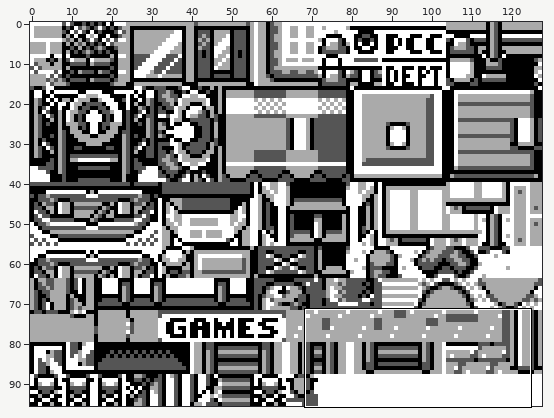
Two versions of one sprite sheet, gfx/tilesets/johto_modern.johto_common.png. The first picture is a wide view before the edit; the outline marks the close-up.
Close-up. Before the edit:
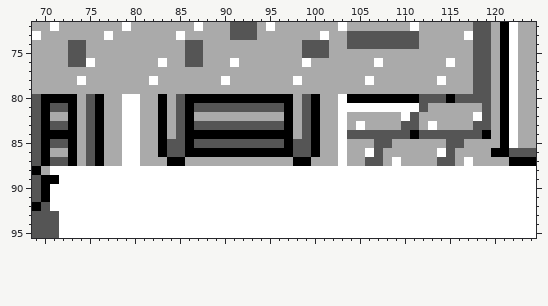
The file is 128x96 pixels. Shown: x 69..124, y 72..95.
And afterwards:
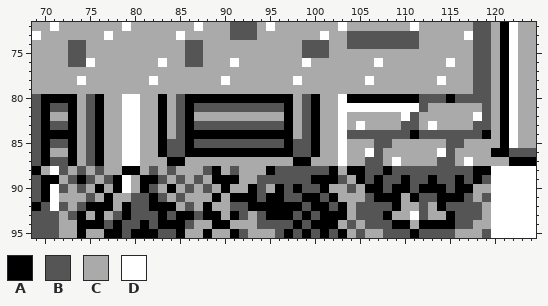
Palette (. is transparent): A #000000  B #555555  C #aaaaaa  D #ffffff
From old to new:
Colour A replaces colour D in row 88 at x 79 to 80, 89, 95, 102, 104 to 105, 108 and 118 to 119; in row 89 at x 74, 78, 81 to 82, 89 to 91, 100 to 102, 105, 107, 110, 113, 116 and 118; in row 90 at x 76, 78, 81, 84, 90, 93, 96, 98, 101, 106 to 107, 109 to 110, 112 to 114 and 116 to 117; in row 91 at x 77, 82, 89, 91 to 93, 95 to 96, 99 to 100, 102, 107 to 109, 111 and 114 to 116; in row 92 at x 75 to 77, 79, 82 to 84, 88, 93 to 98, 100 to 101, 103, 109 and 114; in row 93 at x 74, 76, 79, 83, 85 to 86, 88 to 89, 91, 95 to 97, 99, 101 to 103, 108 and 115.
Colour A replaces colour D in row 94 at x 74 to 76, 78, 81, 83 to 85, 89 to 90, 98, 100 to 102, 109 to 110 and 112 to 115; in row 95 at x 74, 77 to 78, 80 to 82, 85, 88, 91, 97, 99, 101, 103 and 111.
Colour B replaces colour D in row 88 at x 72, 74, 76, 82, 84, 88, 91, 96 to 101, 106 to 107 and 109 to 117; in row 89 at x 73, 75, 77, 83, 85, 87, 94 to 99, 103, 106, 108 to 109, 111 to 112, 114 to 115, 117 and 119; in row 90 at x 72, 74, 82, 86, 88, 94, 97, 99 to 100, 104, 108, 111 and 115; in row 91 at x 75, 80 to 81, 83, 85, 94, 97 to 98, 101, 106, 112 to 113, 117 and 119; in row 92 at x 72, 74, 80 to 81, 86, 91 to 92, 99, 102, 105 to 108, 112 and 115 to 118; in row 93 at x 73, 78, 80 to 82, 84, 87, 92, 94, 98, 100, 105 to 107, 112 and 116 to 118.
Colour B replaces colour D in row 94 at x 77, 79 to 80, 82, 86, 94 to 97, 99, 104, 106 to 108 and 116 to 117; in row 95 at x 79, 83 to 84, 92, 96, 98, 100, 102, 105, 108 to 110, 112 to 115 and 119.
Colour C replaces colour D in row 88 at x 73, 75, 77 to 78, 81, 83, 85 to 87, 90, 92 to 94 and 103; in row 89 at x 72, 76, 80, 84, 86, 88, 92 to 93 and 104; in row 90 at x 73, 75, 77, 80, 83, 85, 87, 89, 91 to 92, 95, 102 to 103, 105 and 118 to 119; in row 91 at x 72 to 74, 76, 78 to 79, 84, 86 to 88, 90, 103 to 105, 110 and 118; in row 92 at x 73, 78, 85, 87, 89 to 90, 104, 110 to 111, 113 and 119; in row 93 at x 72, 75, 77, 90, 93, 104, 109 to 110, 113 to 114 and 119.
Colour C replaces colour D in row 94 at x 72 to 73, 87 to 88, 91 to 93, 103, 105, 111 and 118 to 119; in row 95 at x 72 to 73, 75 to 76, 86 to 87, 89 to 90, 93 to 95, 104, 106 to 107 and 116 to 118.
